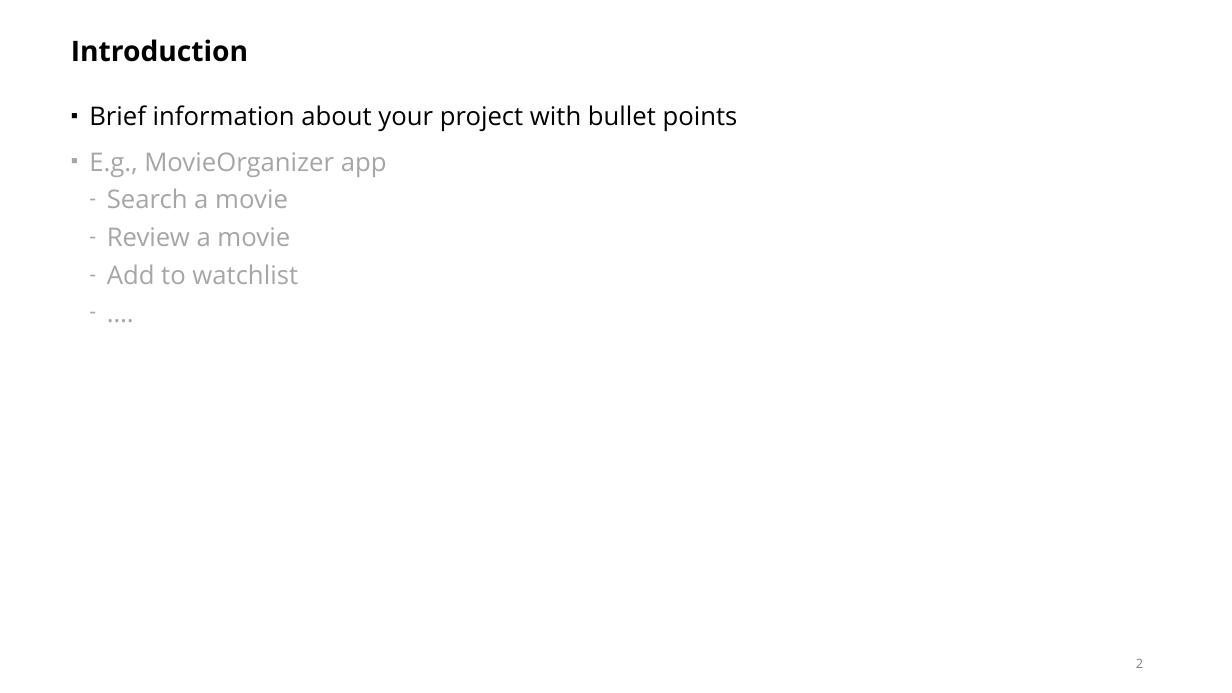
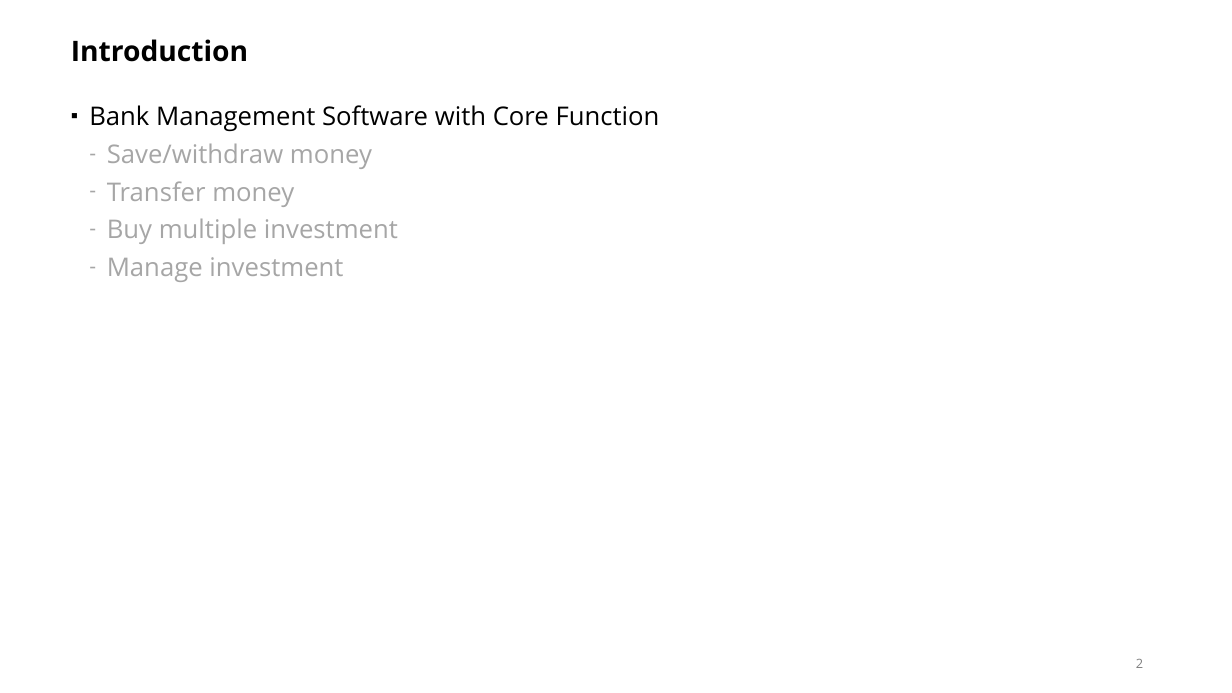
Before and after one commit to pengyuyang-315/Banking-Management, a slide deck: slide 2 of Presentation Template.pptx. Drawn at 1232x693 pixels with LibreOffice and Linux fonts; fonts in the diff are those of the drawing. Boxes give left, top, right and bottom in pixels: in the first picture for what was removed or moved away, otherwise in the second. Text is boxed around its words. In the diff, an @@ line names an element or a change of style, - is before the commit and + after.

```diff
--- a/Presentation Template.pptx
+++ b/Presentation Template.pptx
@@ text at (x1=89, y1=105, x2=660, y2=282): text changed @@
-▪ Brief information about your project with bullet points
-▪ E.g., MovieOrganizer app
-  – Search a movie
-  – Review a movie
-  – Add to watchlist
-  – ….
+▪ Bank Management Software with Core Function
+  – Save/withdraw money
+  – Transfer money
+  – Buy multiple investment
+  – Manage investment
```
Also in this commit, not shown: 8 other slides changed.
